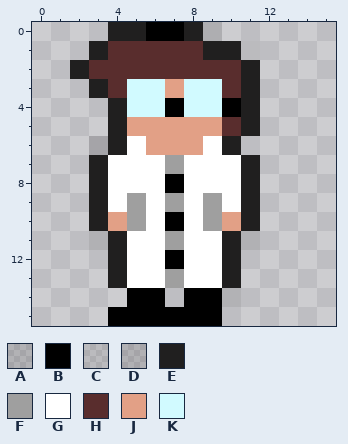
One commit to this pixel-art sprite: ScienceMan.png. The picture above is the old version.
The file is 16x16 pixels. Pixels under 10% opacity are left out. Colours within 5 levels of each other are drawn and written as one.
Palette (. is transparent): A #00000021  B #000000  C #201f1f1a  D #201f1f29  E #201f1f  F #9f9f9f  G #ffffff  H #592d2d  J #e2a086  K #d1faff
Pixels before, first column x 2:
 0 ..EEBBEC..
 1 .EHHHHHEEC
 2 EHHHHHHHHE
 3 .EHKKJKKHE
 4 ..EKKBKKBE
 5 ..EJJJJJHE
 6 .DEGJJJGE.
 7 .EGGGFGGGE
 8 .EGGGBGGGE
 9 .EGFGFGFGE
10 .EJFGBGFJE
11 .DEGGFGGED
12 ..EGGBGGE.
13 ..EGGFGGE.
14 ...BB.BBA.
15 ..BBBBBB..
New version:
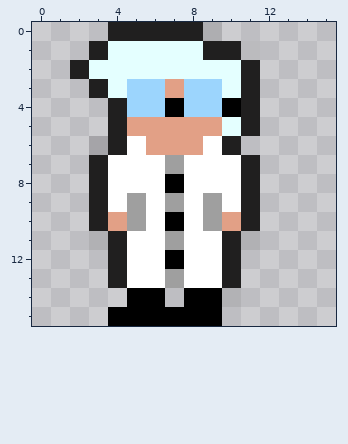
The edit:
Colour H changes from #592d2d to #e4ffff.
Colour K changes from #d1faff to #9cd5fd.
Colour B becomes colour E in row 0 at x 6 to 7.
Pixel boxes of the changes (left, top, right, bottom) in both pictures:
changed: (89, 22, 241, 136)
